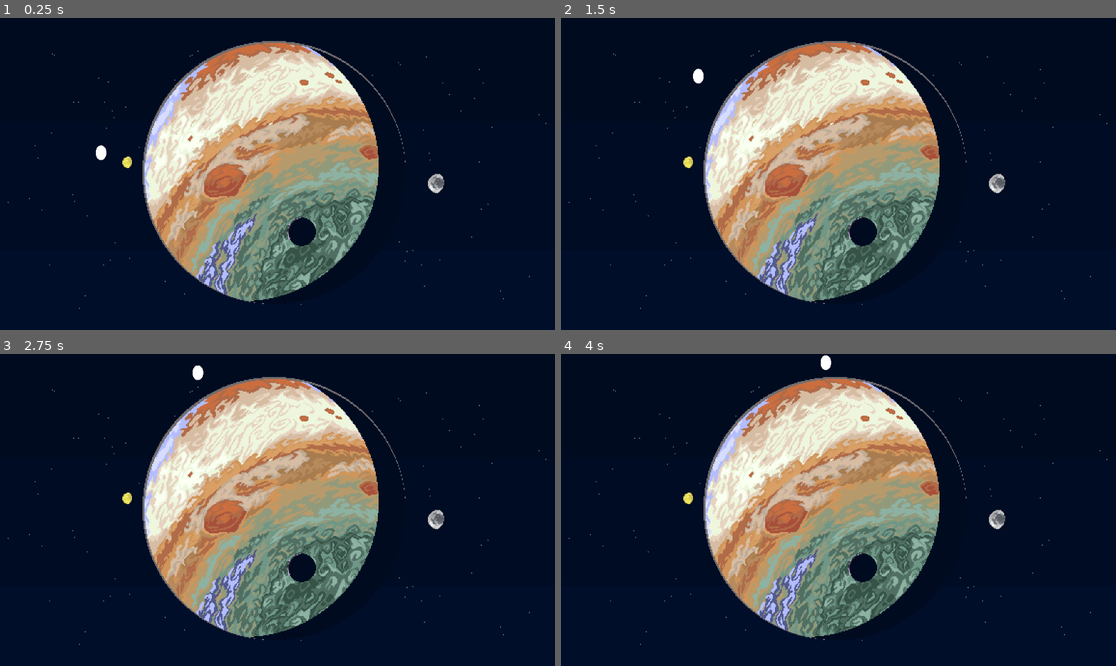
Above: before the commit, frames 1-4 (two rows, left to right).
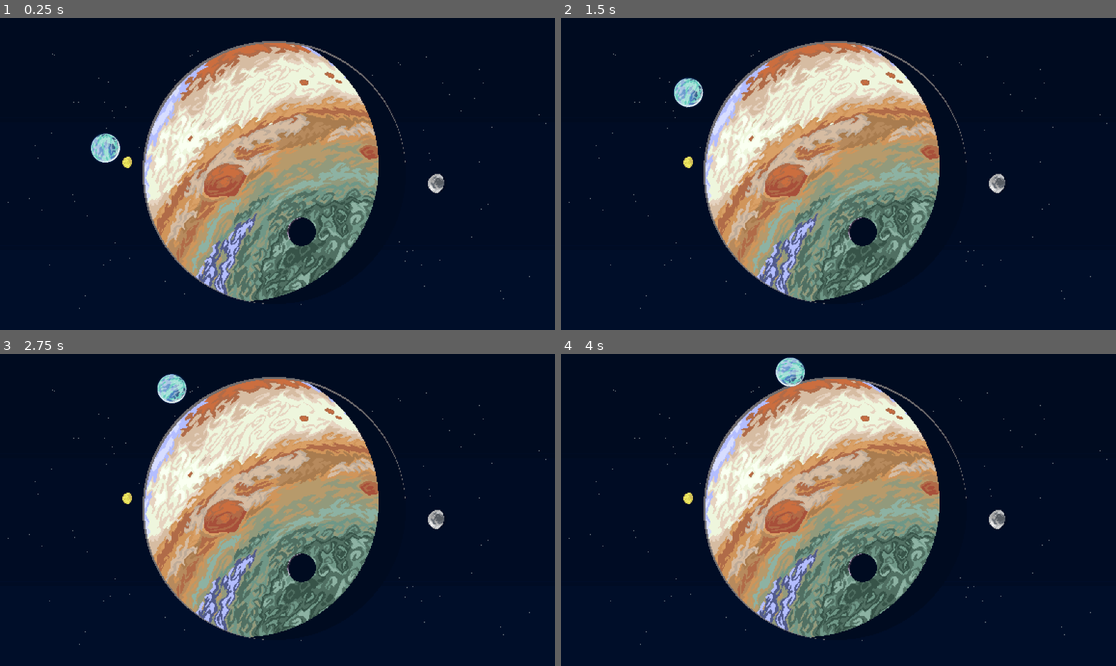
Above: after the commit, the same moments.

Repository: ThreeChooseOne/loopiter
Game: Godot game, scene res://main.tscn
Same seed, same stepped clock (60 frames per second), same inputs: the game is played once before the commit and once after it.
Inputs:
- Up to frame 1 (0.25 s): no input
- Up to frame 2 (1.5 s): no input
- Up to frame 3 (2.75 s): no input
- Up to frame 4 (4 s): no input

The runs differ from the first frame. In frame 1, 0.4% of the frame differs, in the area x 16-22%, y 36-47%; in frame 2, 0.5%; in frame 3, 0.5%, in the area x 28-37%, y 3-16%; in frame 4, 0.5%.

Commit message:
Adds random planet

Diff:
--- a/icon.svg
+++ /dev/null
@@ -1 +0,0 @@
-<svg xmlns="http://www.w3.org/2000/svg" width="128" height="128"><rect width="124" height="124" x="2" y="2" fill="#363d52" stroke="#212532" stroke-width="4" rx="14"/><g fill="#fff" transform="translate(12.322 12.322)scale(.101)"><path d="M105 673v33q407 354 814 0v-33z"/><path fill="#478cbf" d="m105 673 152 14q12 1 15 14l4 67 132 10 8-61q2-11 15-15h162q13 4 15 15l8 61 132-10 4-67q3-13 15-14l152-14V427q30-39 56-81-35-59-83-108-43 20-82 47-40-37-88-64 7-51 8-102-59-28-123-42-26 43-46 89-49-7-98 0-20-46-46-89-64 14-123 42 1 51 8 102-48 27-88 64-39-27-82-47-48 49-83 108 26 42 56 81zm0 33v39c0 276 813 276 814 0v-39l-134 12-5 69q-2 10-14 13l-162 11q-12 0-16-11l-10-65H446l-10 65q-4 11-16 11l-162-11q-12-3-14-13l-5-69z"/><path d="M483 600c0 34 58 34 58 0v-86c0-34-58-34-58 0z"/><circle cx="725" cy="526" r="90"/><circle cx="299" cy="526" r="90"/></g><g fill="#414042" transform="translate(12.322 12.322)scale(.101)"><circle cx="307" cy="532" r="60"/><circle cx="717" cy="532" r="60"/></g></svg>
--- a/main.gd
+++ b/main.gd
@@ -3,25 +3,5 @@
 @onready var orbit: Path2D = %Orbit
 
 func _ready() -> void:
-	# Initialize orbit with a single hardcoded circular body
-	var follower = PathFollow2D.new()
-	var circle = create_circle_polygon(10)
-	follower.loop = true
-	follower.add_child(circle)
-	orbit.add_body(follower)
-
-# Temp func to create a circle
-func create_circle_polygon(radius: float, color: Color = Color.WHITE, num_points: int = 32) -> Polygon2D:
-	var polygon = Polygon2D.new()
-	var points = PackedVector2Array()
-
-	# Points along a cirlce
-	for i in num_points:
-		var angle = (i * TAU) / num_points
-		var point = Vector2(radius * cos(angle),radius * sin(angle))
-		points.append(point)
-
-	polygon.polygon = points
-	polygon.color = color
-
-	return polygon
+	# Initialize orbit with a random planet
+	orbit.add_random_planet()
--- a/main.tscn
+++ b/main.tscn
@@ -1,12 +1,12 @@
 [gd_scene load_steps=5 format=3 uid="uid://3dw6xlotynkf"]
 
-[ext_resource type="Script" uid="uid://d227o2lv8oxjh" path="res://orbit.gd" id="1_j4n3n"]
-[ext_resource type="Script" uid="uid://b045i43aucklb" path="res://main.gd" id="1_ynt7j"]
+[ext_resource type="Script" uid="uid://bdm1t4likdkrr" path="res://orbit.gd" id="1_j4n3n"]
+[ext_resource type="Script" uid="uid://dkwumx5aqm8c4" path="res://main.gd" id="1_ynt7j"]
 [ext_resource type="Texture2D" uid="uid://cpd33lvyxjedx" path="res://assets/background-test.png" id="2_h2yge"]
 
 [sub_resource type="Curve2D" id="Curve2D_a2kch"]
 _data = {
-"points": PackedVector2Array(0, 0, 0, 0, 216, 295, -302.162, -0.65121, 302.162, 0.65121, 525, 101, 0, 0, 0, 0, 836, 302, 317.139, -2.60484, -317.139, 2.60484, 524, 495, 0, 0, 0, 0, 216, 295)
+"points": PackedVector2Array(0, 0, 0, 0, 216, 295, -302.162, -0.65121, 302.162, 0.65121, 527, 35, 0, 0, 0, 0, 836, 302, 317.139, -2.60484, -317.139, 2.60484, 526, 610, 0, 0, 0, 0, 216, 295)
 }
 point_count = 5
 
@@ -20,7 +20,5 @@
 
 [node name="Orbit" type="Path2D" parent="."]
 unique_name_in_owner = true
-position = Vector2(-37.1291, -138.114)
-scale = Vector2(1.12097, 1.54569)
 curve = SubResource("Curve2D_a2kch")
 script = ExtResource("1_j4n3n")
--- a/orbit.gd
+++ b/orbit.gd
@@ -1,14 +1,34 @@
 extends Path2D
 
 @export var speed: int = 100
-var bodies: Array[PathFollow2D] = []
+@export var planet_size: Vector2 = Vector2(75.0, 75.0)
+
+var planets = [
+	preload("res://assets/planets/planet00.png"),
+	preload("res://assets/planets/planet01.png"),
+	preload("res://assets/planets/planet02.png"),
+	preload("res://assets/planets/planet03.png"),
+	preload("res://assets/planets/planet04.png"),
+	preload("res://assets/planets/planet05.png"),
+	preload("res://assets/planets/planet07.png"),
+	preload("res://assets/planets/planet08.png"),
+	preload("res://assets/planets/planet09.png"),
+]
 
 func _process(delta: float) -> void:
-	for body in bodies:
-		if body and body.get_parent():
+	for body in get_children():
+		if body is PathFollow2D:
 			body.progress += speed * delta
 
+# TODO: Temp, adds random planet
+func add_random_planet() -> void:
+	var follower = PathFollow2D.new()
+	var sprite = Sprite2D.new()
 
-func add_body(body: PathFollow2D) -> void:
-	add_child(body)
-	bodies.append(body)
+	var random_planet_png = planets[randi() % planets.size()]
+	sprite.texture = random_planet_png
+	var texture_size = sprite.texture.get_size()
+	var scale_factor = Vector2(planet_size.x / texture_size.x, planet_size.y / texture_size.y)
+	sprite.scale = scale_factor
+	follower.add_child(sprite)
+	add_child(follower)
--- a/project.godot
+++ b/project.godot
@@ -13,7 +13,6 @@
 config/name="loopiter"
 run/main_scene="res://main.tscn"
 config/features=PackedStringArray("4.4", "Forward Plus")
-config/icon="res://icon.svg"
 
 [rendering]
 
Binary file added: assets/planets/planet00.png
Not shown, added: assets/planets/planet00.png.import
Binary file added: assets/planets/planet01.png
Not shown, added: assets/planets/planet01.png.import
Binary file added: assets/planets/planet02.png
Not shown, added: assets/planets/planet02.png.import
Binary file added: assets/planets/planet03.png
Not shown, added: assets/planets/planet03.png.import
Binary file added: assets/planets/planet04.png
Not shown, added: assets/planets/planet04.png.import
Binary file added: assets/planets/planet05.png
Not shown, added: assets/planets/planet05.png.import
(and 8 more such lines)
